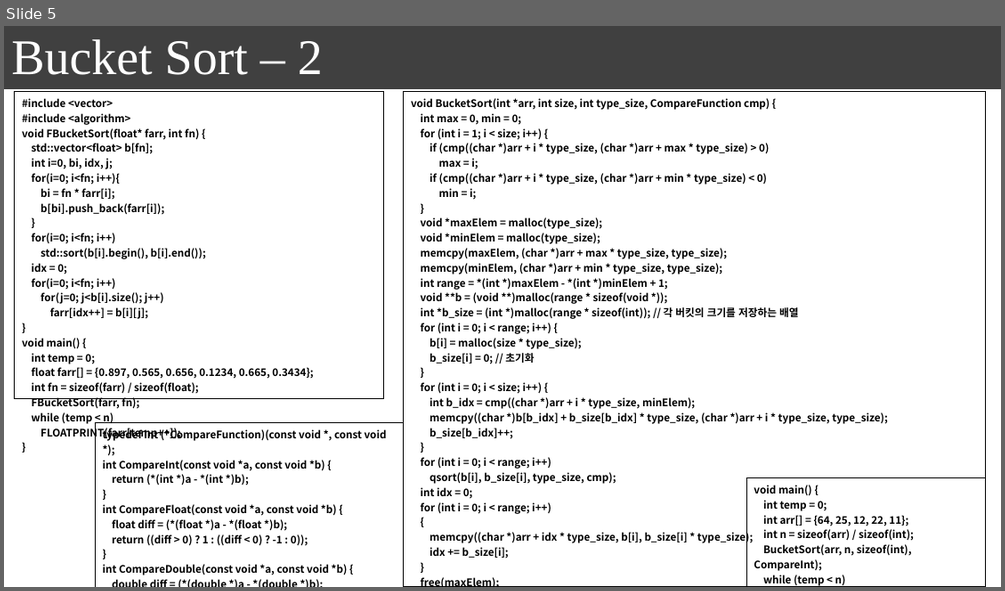
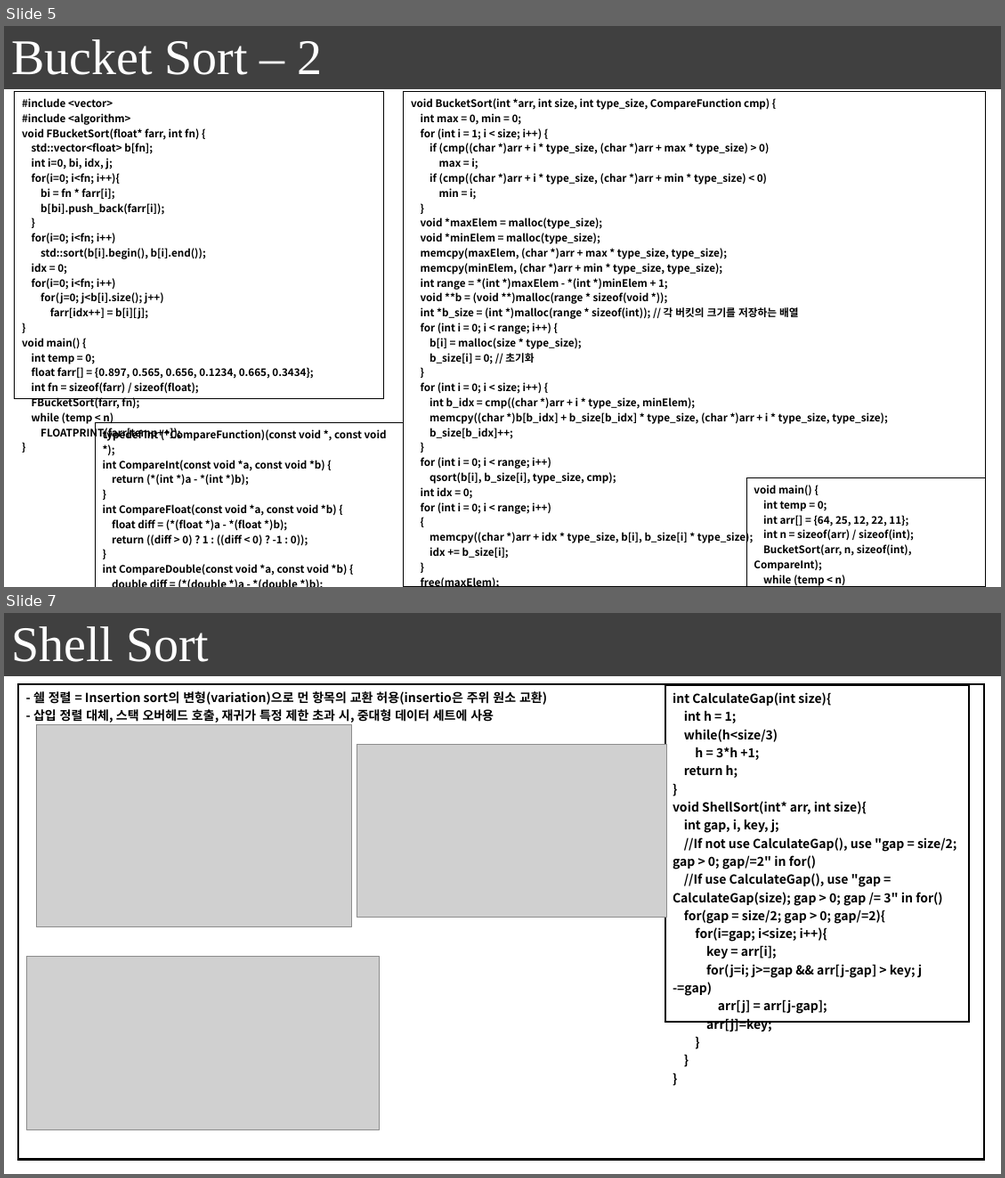
Before and after one commit to seonghokim/Study, a slide deck: Algorithm in c.pptx. Shown one above the other, each under a label of ours: slide 5 before the commit, slides 5 and 7 after it; the slides between them are not shown. The pictures are 1005x591 and 1005x1178 pixels, drawn with LibreOffice and Linux fonts; fonts in the diff are those of the drawing; grey boxes stand for pictures. Boxes give left, top, right and bottom in pixels: in the first picture for what was removed or moved away, otherwise in the second. Text is boxed around its words. In the diff, an @@ line names an element or a change of style, - is before the commit and + after.

```diff
--- a/Algorithm in c.pptx
+++ b/Algorithm in c.pptx
@@ slide 7 added at (x1=4, y1=613, x2=1001, y2=1174), background #FFFFFF; not listed: 1 template element that a slide beside it also shows @@
@@ text added at (x1=11, y1=626, x2=209, y2=662), 48 pt, text #FFFFFF @@
+Shell Sort
@@ table added at (x1=18, y1=684, x2=985, y2=1159), 1 rows, 1 columns @@
+- 쉘 정렬 = Insertion sort의 변형(variation)으로 먼 항목의 교환 허용(insertio은 주위 원소 교환) / - 삽입 정렬 대체, 스택 오버헤드 호출, 재귀가 특정 제한 초과 시, 중대형 데이터 세트에 사용
@@ table added at (x1=665, y1=686, x2=969, y2=1036), 1 rows, 1 columns @@
+int CalculateGap(int size){ / int h = 1; / while(h<size/3) / h = 3*h +1; / return h; / } / void ShellSort(int* arr, int size){ / int gap, i, key, j; / //If not use CalculateGap(), use "gap = size/2; gap > 0; gap/=2" in for() / //If use CalculateGap(), use "gap = CalculateGap(size); gap > 0; gap /= 3" in for() / for(gap = size/2; gap > 0; gap/=2){ / for(i=gap; i<size; i++){ / key = arr[i]; / for(j=i; j>=gap && arr[j-gap] > key; j -=gap) / arr[j] = arr[j-gap]; / arr[j]=key; / } / } / }
@@ picture added at (x1=36, y1=724, x2=352, y2=927) @@
@@ picture added at (x1=357, y1=744, x2=666, y2=917) @@
@@ picture added at (x1=26, y1=957, x2=380, y2=1130) @@
```
Also in this commit, not shown: 2 other slides added, 2 other files.
